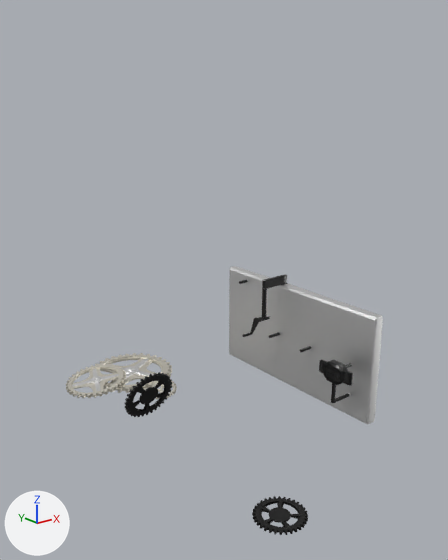
What one commit did to the FBX model Assets/mechanism.fbx.
One viewpoint serves both versions: a 50 mm camera at (-1.6, -1.72, 1.46) aimed at (-0.06, 0.21, 0.69). Every picture has the same lights, and +X, +Y and +Z are marked at lower left. Where no turn or scale is listed for an object, it has been applied to the vertices. Vertices at the same position are counted once.
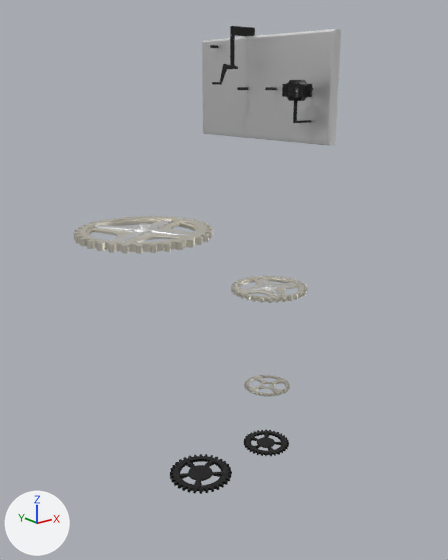
Where the newer file only moved an object's origin or applied its transform, the numbers keep the older frame.

What differs and where, as boxes (x1, y1, x2, y2) in the pictures (448 x 560 px):
'Cube.009', moved: before (229, 266, 383, 424); after (202, 26, 341, 145)
'Cylinder.003', moved: before (95, 353, 172, 393); after (74, 215, 213, 254)
'Circle.002', mesh turned, moved: before (124, 372, 172, 417); after (170, 454, 232, 494)
'Circle.001', mesh moved: before (252, 496, 308, 535); after (244, 430, 289, 456)
'Cylinder.002', moved: before (66, 364, 126, 398); after (231, 275, 308, 303)
'Cylinder.001', moved: before (113, 359, 154, 384); after (95, 220, 191, 242)
'Cylinder', moved: before (72, 369, 119, 391); after (241, 279, 296, 296)
'Cube.004', moved: before (121, 374, 149, 385); after (125, 233, 185, 242)
'Cube.007', moved: before (100, 370, 118, 384); after (92, 228, 132, 241)
'Cube.005', moved: before (139, 360, 158, 374); after (159, 221, 193, 234)
'Cylinder.008', moved: before (242, 317, 262, 337); after (212, 64, 230, 85)
'Cube.003', moved: before (73, 383, 97, 392); after (243, 290, 275, 297)
'Cube', moved: before (100, 376, 118, 390); after (275, 285, 299, 296)
'Cube.002', moved: before (72, 370, 93, 385); after (239, 280, 263, 290)
'Cube.001', moved: before (96, 369, 118, 377); after (263, 279, 295, 285)
'Cube.006', moved: before (109, 359, 143, 368); after (150, 221, 161, 225)

The edits, one by one:
me_cylinder_003 has 1664 vertices, 1028 faces and spans x -0.338..0.091, y 0.701..1.13, z 0.015..0.038.
me_cylinder_003 is used by ob_cylinder_003; location (0.0, 0.0, 0.0).
me_cylinder_003 part 2: the whole mesh is moved by (0.128, -0.918, -0.025).
me_cylinder_008 has 876 vertices, 760 faces and spans x 0.156..0.2302, y 0.2903..0.347, z 0.3356..0.4329.
me_cylinder_008 is used by ob_cylinder_008; location (0.0, 0.0, 0.0).
me_cylinder_008 part 3: the whole mesh is moved by (-0.2207, -0.3052, -0.4183).
me_circle_003 has 2226 vertices, 1910 faces and spans x -0.397..-0.202, y -0.499..-0.304, z 0.018..0.027.
me_circle_003 is used by ob_circle_001; location (0.0, 0.0, 0.0).
me_circle_003 part 4: the whole mesh is moved by (0.299, 0.4, -0.022).
me_circle_005 has 2226 vertices, 1910 faces and spans x -0.411..-0.166, y 0.43..0.516, z 0.009..0.246.
me_circle_005 is used by ob_circle_002; location (0.0, 0.0, 0.0).
me_circle_005 part 1: the whole mesh is turned 72.5 degrees about the x axis through its middle, then moved by (0.289, -0.475, -0.127).
Object 'Cube.002' (ob_cube_002) moves from (0.0, 0.0, 0.0) to (0.0, 0.0, 0.696).
Object 'Cube.009' (ob_cube_009) moves from (0.0, 0.0, 0.0) to (0.192, 0.475, 1.129).
Object 'Cube.007' (ob_cube_007) moves from (0.0, 0.0, 0.0) to (-0.62, -0.081, 1.025).
Object 'Cylinder.003' (ob_cylinder_003) moves from (0.0, 0.0, 0.0) to (-0.62, -0.081, 1.025).
Object 'Cube.006' (ob_cube_006) moves from (0.0, 0.0, 0.0) to (-0.62, -0.081, 1.025).
Object 'Cube.004' (ob_cube_004) moves from (0.0, 0.0, 0.0) to (-0.62, -0.081, 1.025).
Object 'Cylinder' (ob_cylinder) moves from (0.0, 0.0, 0.0) to (0.0, 0.0, 0.696).
Object 'Cube.003' (ob_cube_003) moves from (0.0, 0.0, 0.0) to (0.0, 0.0, 0.696).
Object 'Cylinder.008' (ob_cylinder_008) moves from (0.0, 0.0, 0.0) to (0.412, 0.777, 1.55).
Object 'Cube' (ob_cube) moves from (0.0, 0.0, 0.0) to (0.0, 0.0, 0.696).
Object 'Cylinder.002' (ob_cylinder_002) moves from (0.0, 0.0, 0.0) to (0.0, 0.0, 0.696).
Object 'Cube.001' (ob_cube_001) moves from (0.0, 0.0, 0.0) to (0.0, 0.0, 0.696).
Object 'Cylinder.001' (ob_cylinder_001) moves from (0.0, 0.0, 0.0) to (-0.62, -0.081, 1.025).
Object 'Cube.005' (ob_cube_005) moves from (0.0, 0.0, 0.0) to (-0.62, -0.081, 1.025).
Object 'Circle.002' (ob_circle_002) moves from (0.0, 0.0, 0.0) to (-0.351, 0.0, 0.0).
